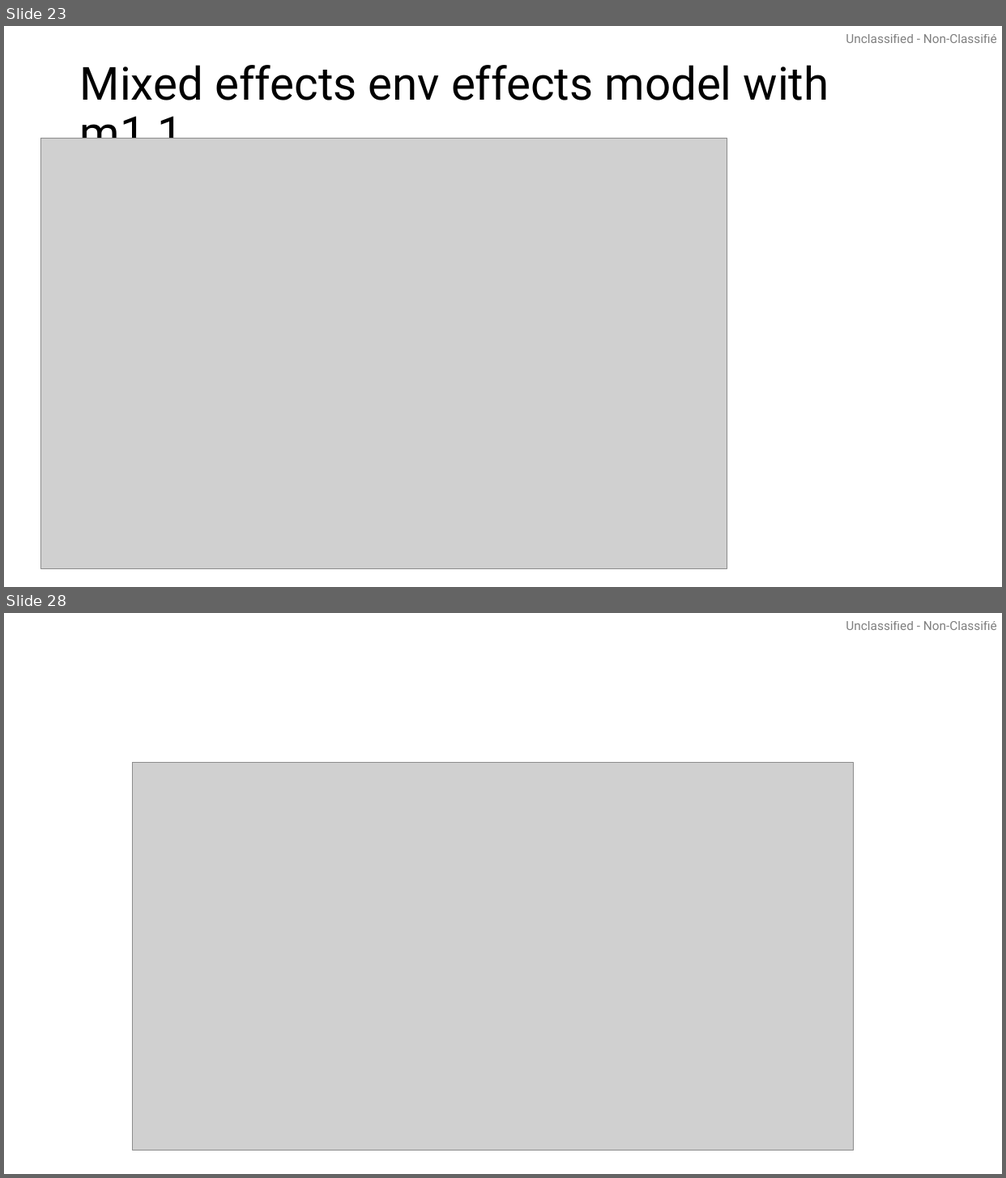
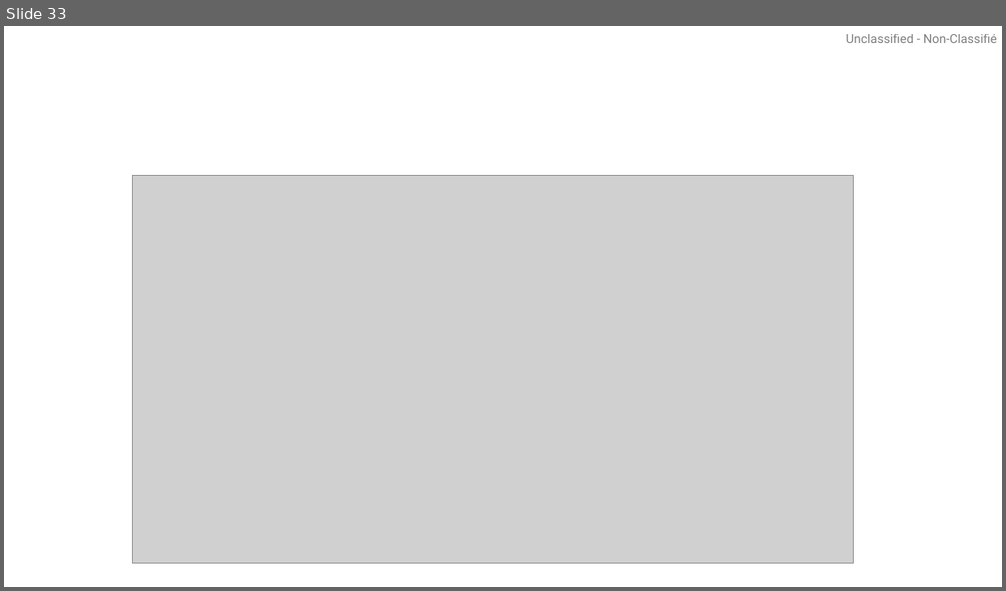
Before and after one commit to pbs-assess/gfcondition, a slide deck: stock-specific/hake/output_plots_20260730.pptx. Shown one above the other, each under a label of ours: slides 23 and 28 before the commit, slide 33 after it; the slides between them are not shown. The pictures are 1006x1178 and 1006x591 pixels, drawn with LibreOffice and Linux fonts; fonts in the diff are those of the drawing; grey boxes stand for pictures. Boxes give left, top, right and bottom in pixels: in the first picture for what was removed or moved away, otherwise in the second. Text is boxed around its words. In the diff, an @@ line names an element or a change of style, - is before the commit and + after.

```diff
--- a/stock-specific/hake/output_plots_20260730.pptx
+++ b/stock-specific/hake/output_plots_20260730.pptx
@@ slide 23 removed at bbox=[4, 26, 1002, 587], background #FFFFFF; not listed: 1 template element that a slide beside it also shows @@
@@ title removed at bbox=[80, 65, 829, 139] @@
-Mixed effects env effects model with m1.1
@@ picture removed at bbox=[40, 139, 727, 569] @@
@@ what was slide 28 is now slide 33 @@
```
Also in this commit, not shown: 13 slides changed, 13 slides added, 11 other slides removed, 1 other file.
